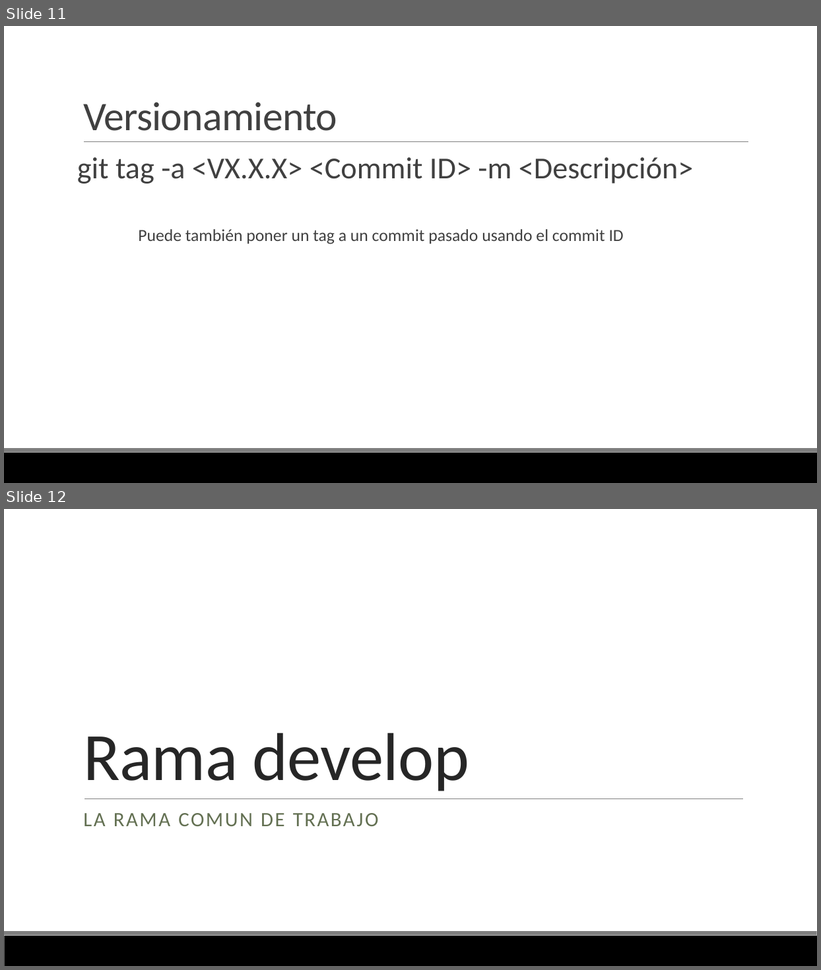
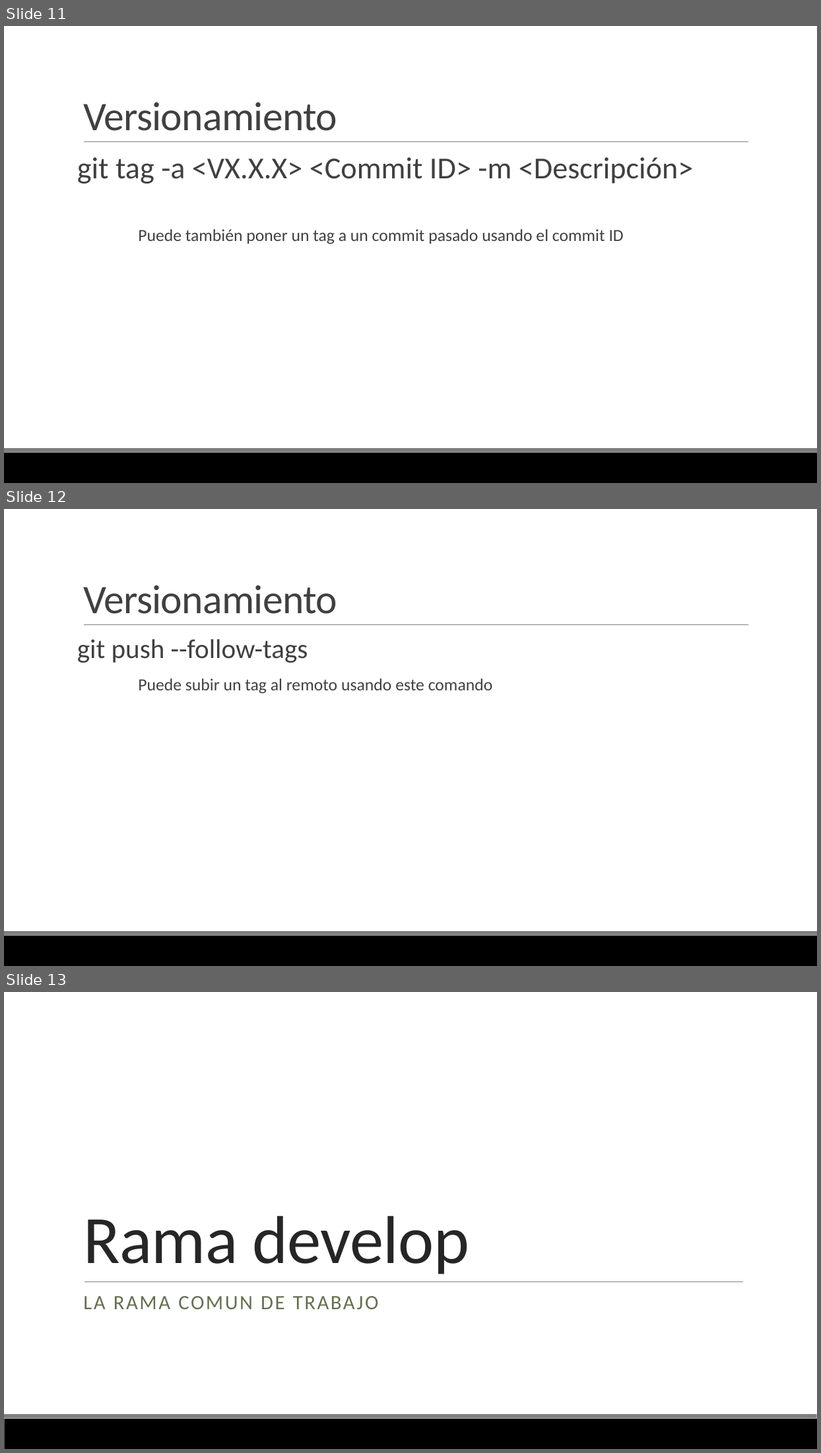
Before and after one commit to Domiciano/PasaporteGITIcesi, a slide deck: Sesión 2 - Gitflow Workflow/B3. Gitflow workflow.pptx. Shown one above the other, each under a label of ours: slides 11 and 12 before the commit, slides 11, 12 and 13 after it. The pictures are 821x970 and 821x1453 pixels, drawn with LibreOffice and Linux fonts; fonts in the diff are those of the drawing. Boxes give left, top, right and bottom in pixels: in the first picture for what was removed or moved away, otherwise in the second. Text is boxed around its words. In the diff, an @@ line names an element or a change of style, - is before the commit and + after.

```diff
--- a/Sesión 2 - Gitflow Workflow/B3. Gitflow workflow.pptx
+++ b/Sesión 2 - Gitflow Workflow/B3. Gitflow workflow.pptx
@@ slide 12 added at [4, 509, 817, 966], background #FFFFFF; not listed: 3 template elements that a slide beside it also shows @@
@@ title added at [83, 585, 337, 614], 48 pt, text #404040 @@
+Versionamiento
@@ text added at [77, 639, 493, 694], 20 pt, text #404040 @@
+git push --follow-tags
+Puede subir un tag al remoto usando este comando
@@ what was slide 12 is now slide 13 @@
```
Also in this commit, not shown: 1 slide changed, 2 other files.
